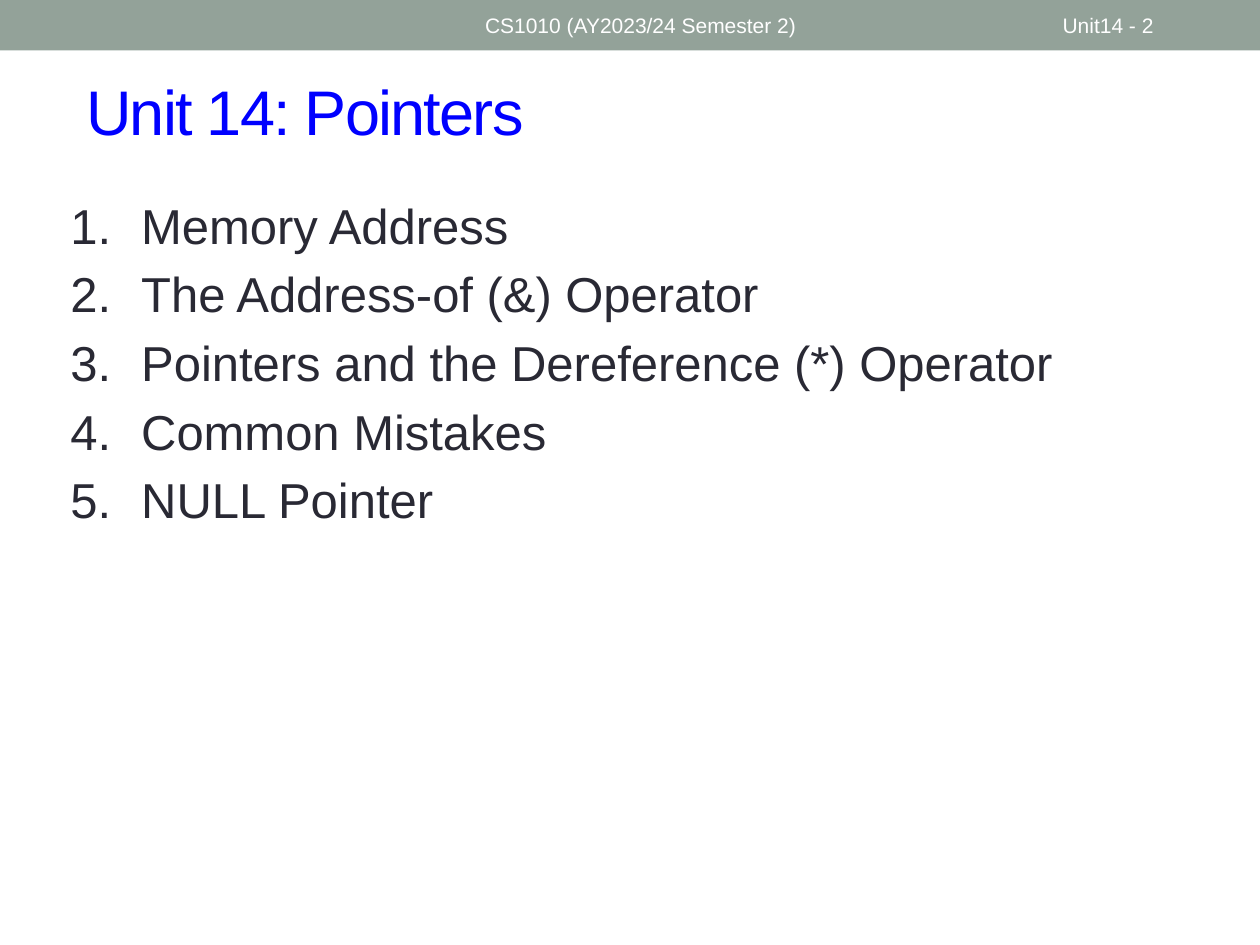
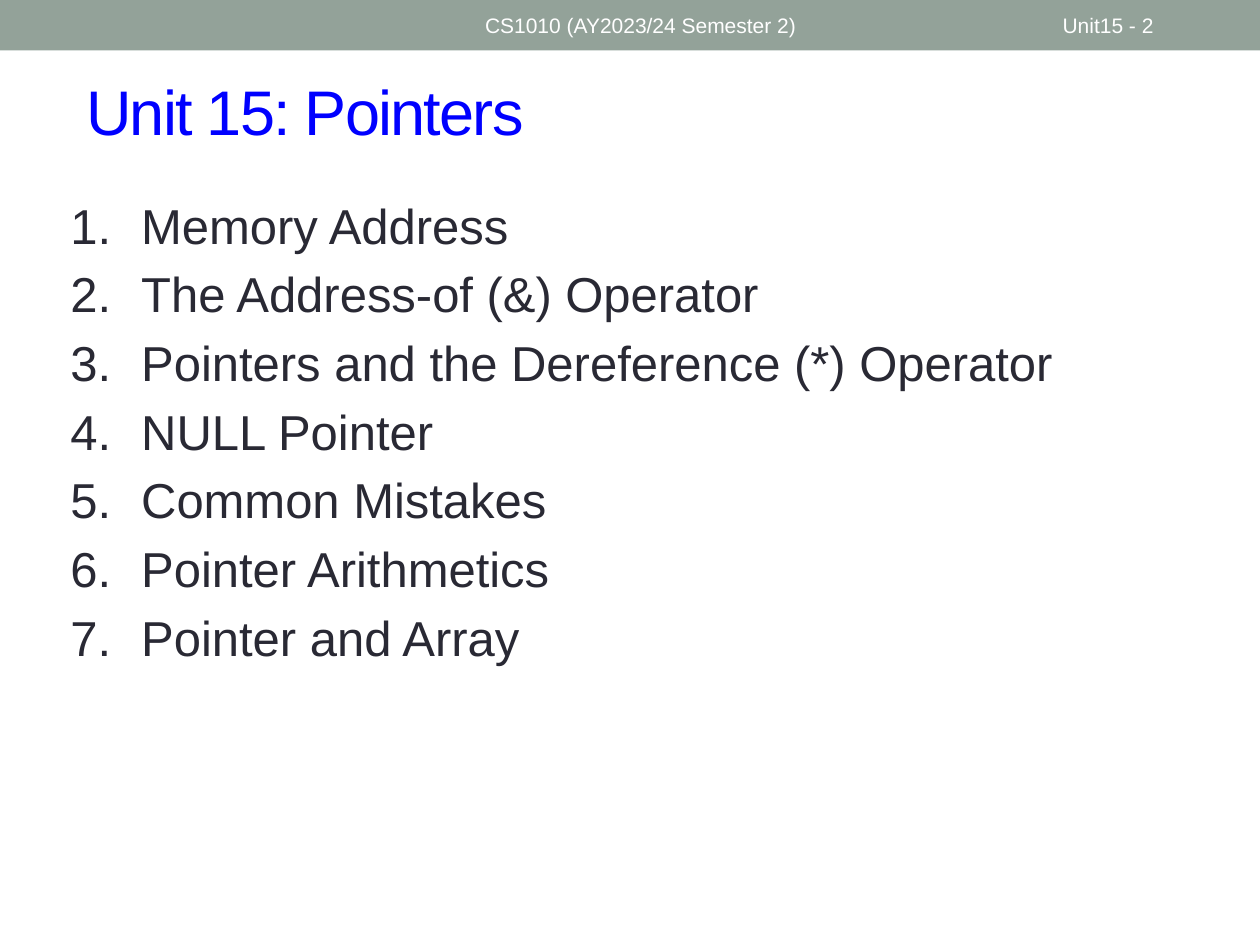
Before and after one commit to nus-cs1010-2425-s2/website, a slide deck: slide 2 of slides/Unit15_Pointers.pptx. Drawn at 1260x945 pixels with LibreOffice and Linux fonts; fonts in the diff are those of the drawing. Boxes give left, top, right and bottom in pixels: in the first picture for what was removed or moved away, otherwise in the second. Text is boxed around its words. In the diff, an @@ line names an element or a change of style, - is before the commit and + after.

```diff
--- a/slides/Unit15_Pointers.pptx
+++ b/slides/Unit15_Pointers.pptx
@@ page number at box(1063, 18, 1154, 33): text changed @@
-Unit14 - 2
+Unit15 - 2
@@ title at box(86, 89, 524, 136): text changed @@
-Unit 14: Pointers
+Unit 15: Pointers
@@ text at box(141, 414, 433, 451): paragraph added @@
+4. NULL Pointer
@@ text at box(141, 551, 549, 666): text changed @@
-5. NULL Pointer
+6. Pointer Arithmetics
+7. Pointer and Array
```
Also in this commit, not shown: 6 other slides changed, 2 slides added, 8 other files.
